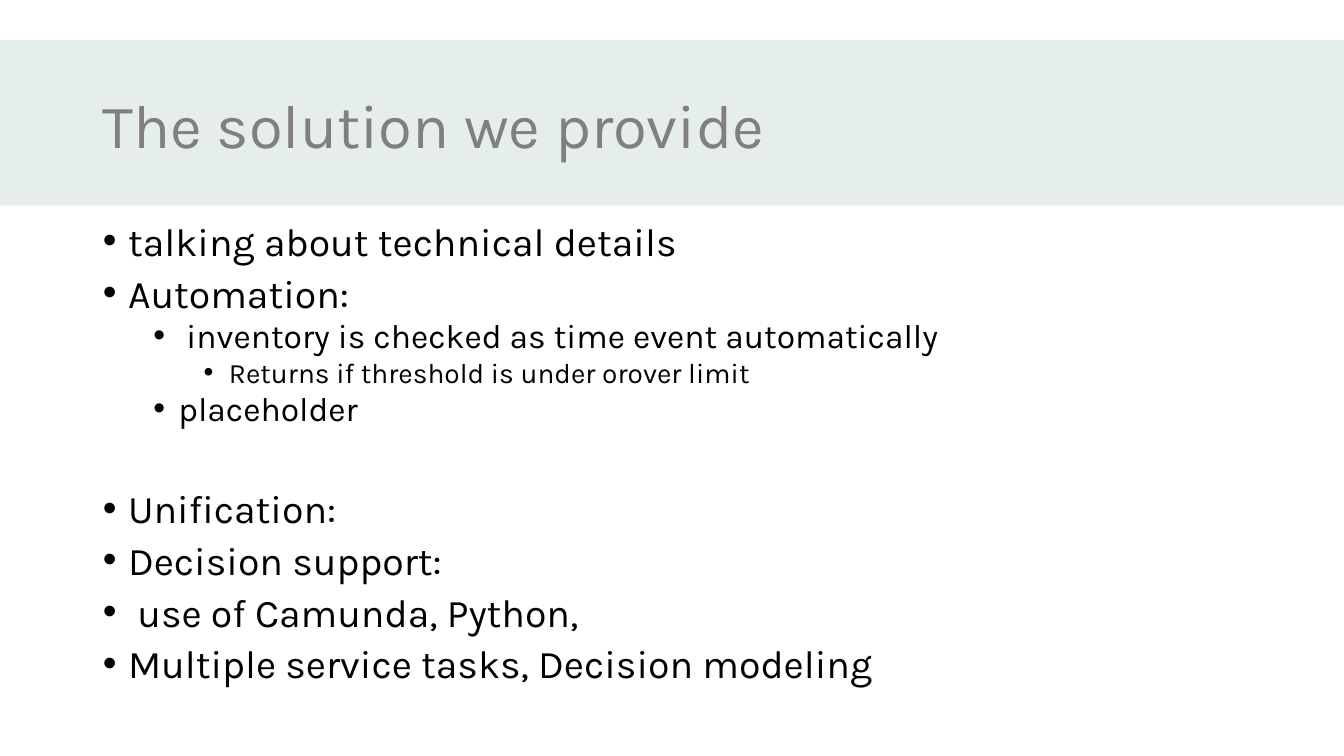
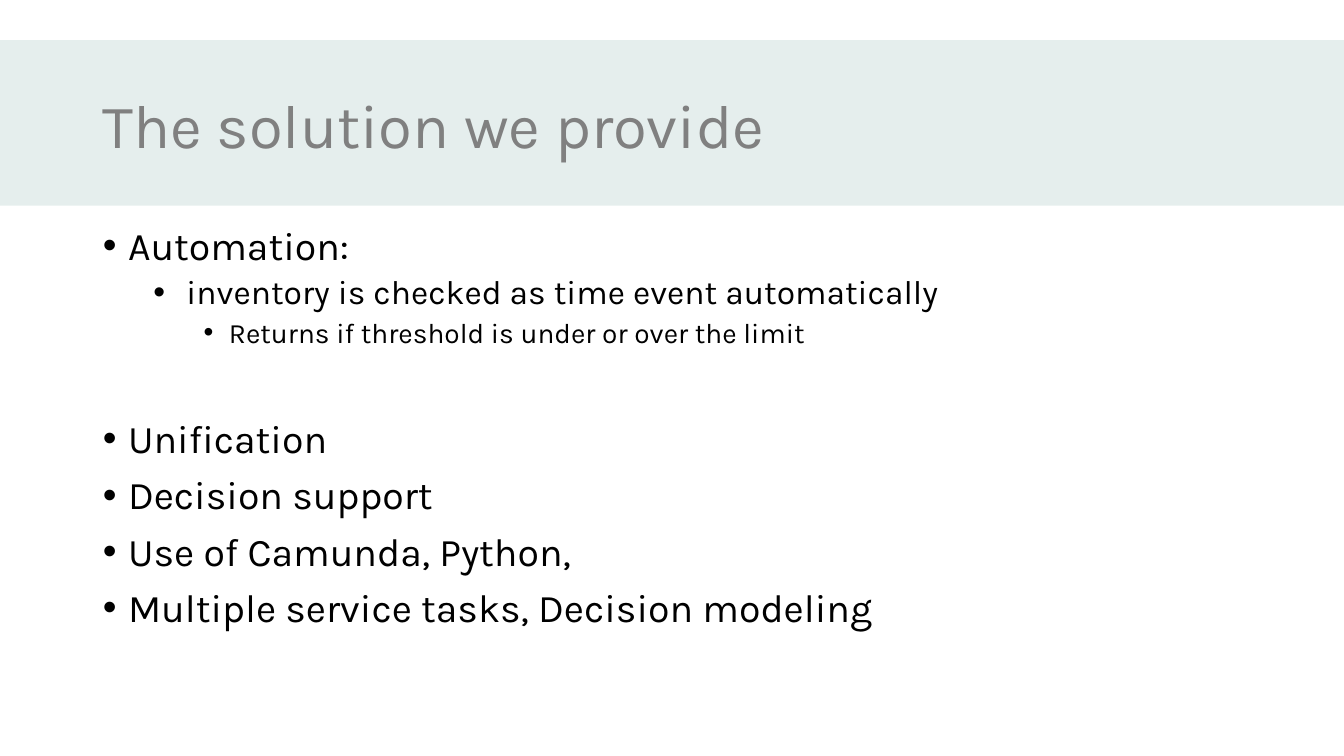
Before and after one commit to DigiBP/AS24TeamVector, a slide deck: slide 7 of presentation and documentation/Narcovet.pptx. Drawn at 1344x756 pixels with LibreOffice and Linux fonts; fonts in the diff are those of the drawing; background and template pictures are left out. Boxes give left, top, right and bottom in pixels: in the first picture for what was removed or moved away, otherwise in the second. Text is boxed around its words. In the diff, an @@ line names an element or a change of style, - is before the commit and + after.

Commit message:
Update presentation

```diff
--- a/presentation and documentation/Narcovet.pptx
+++ b/presentation and documentation/Narcovet.pptx
@@ text at [128, 229, 677, 266]: paragraph removed @@
-• talking about technical details
@@ text at [128, 233, 938, 632]: line spacing 0.8 to 0.9 @@
@@ text at [128, 323, 804, 576]: text changed @@
-    • Returns if threshold is under orover limit
-  • placeholder
-• Unification:
-• Decision support:
-• use of Camunda, Python,
+    • Returns if threshold is under or over the limit
+• Unification
+• Decision support
+• Use of Camunda, Python,
```
